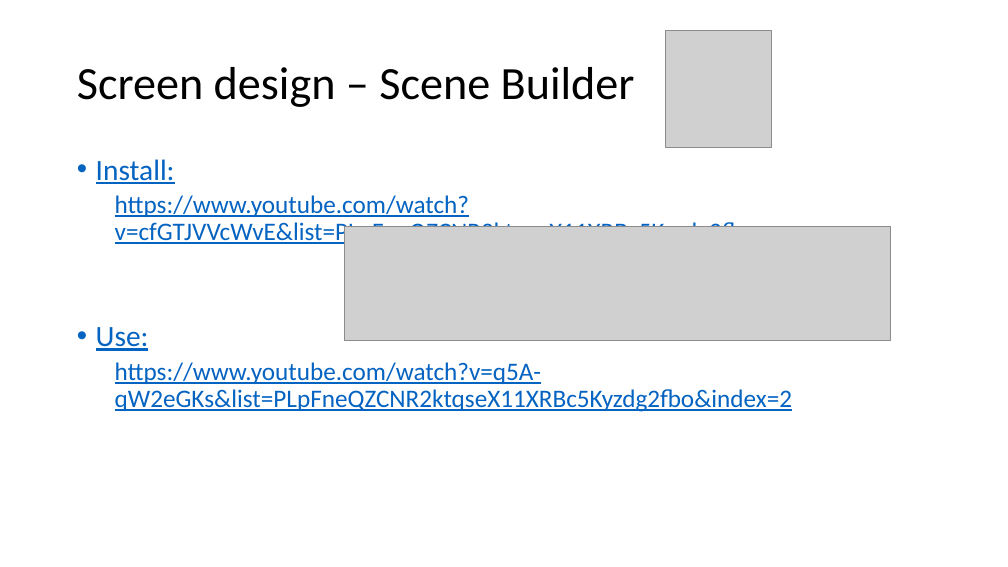
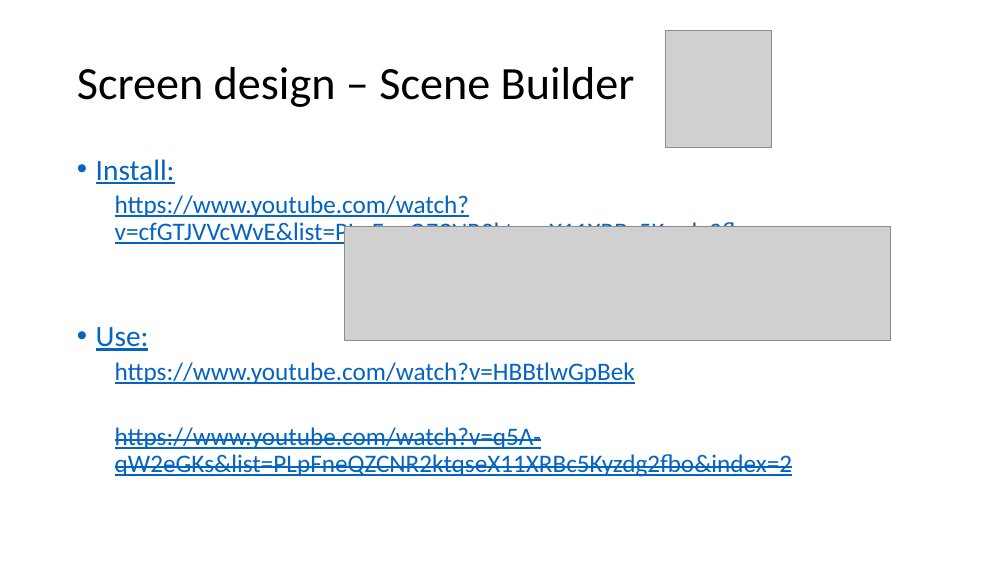
Before and after one commit to devidin/yavumeter, a slide deck: slide 32 of doc/Steps overview.pptx (slide 30 before the commit). Drawn at 1008x567 pixels with LibreOffice and Linux fonts; fonts in the diff are those of the drawing; grey boxes stand for pictures. Boxes give left, top, right and bottom in pixels: in the first picture for what was removed or moved away, otherwise in the second. Text is boxed around its words. In the diff, an @@ line names an element or a change of style, - is before the commit and + after.

```diff
--- a/doc/Steps overview.pptx
+++ b/doc/Steps overview.pptx
@@ text at (x1=115, y1=362, x2=635, y2=384): paragraph added @@
+  https://www.youtube.com/watch?v=HBBtlwGpBek
@@ text at (x1=115, y1=427, x2=792, y2=477): strikethrough on in "https://www.youtube.com/watch?v=q5A-qW2eGKs&list=PLpFneQZCNR ..." @@
```
Also in this commit, not shown: 1 other slide changed, 3 slides added, 4 other files.
